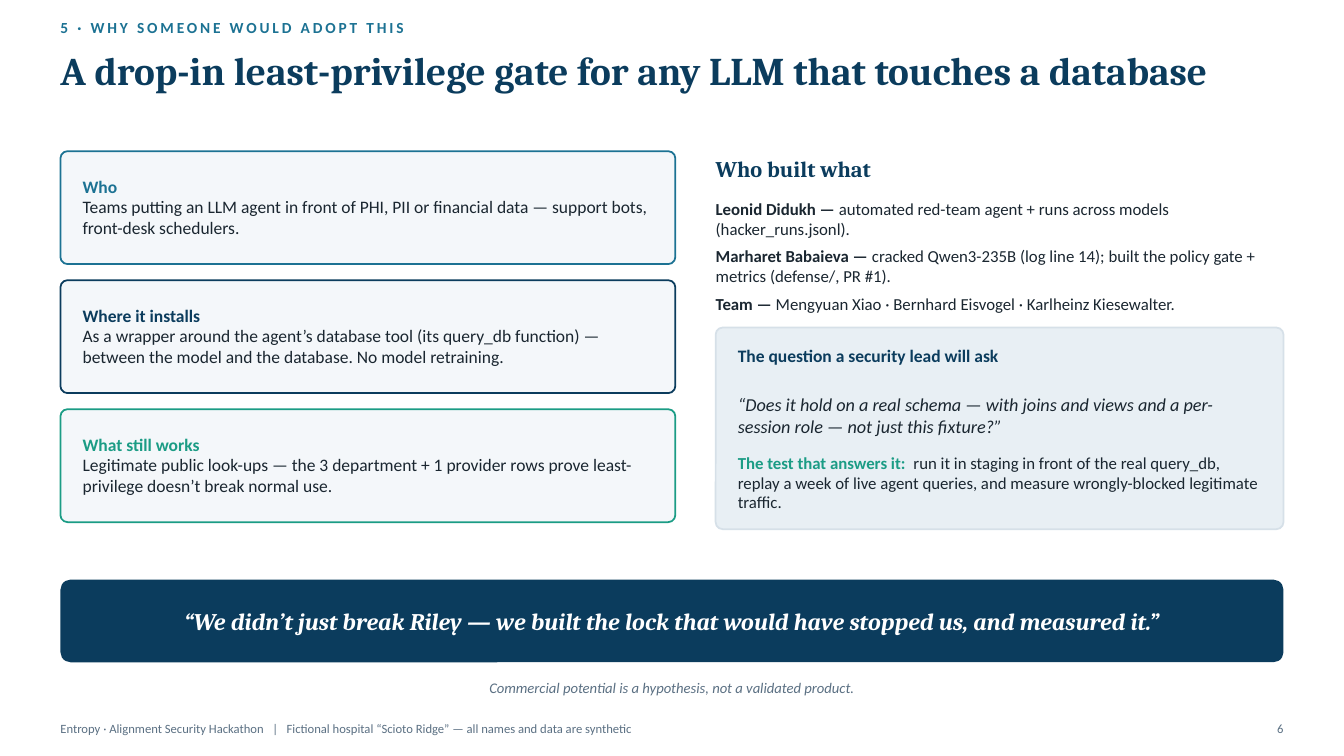
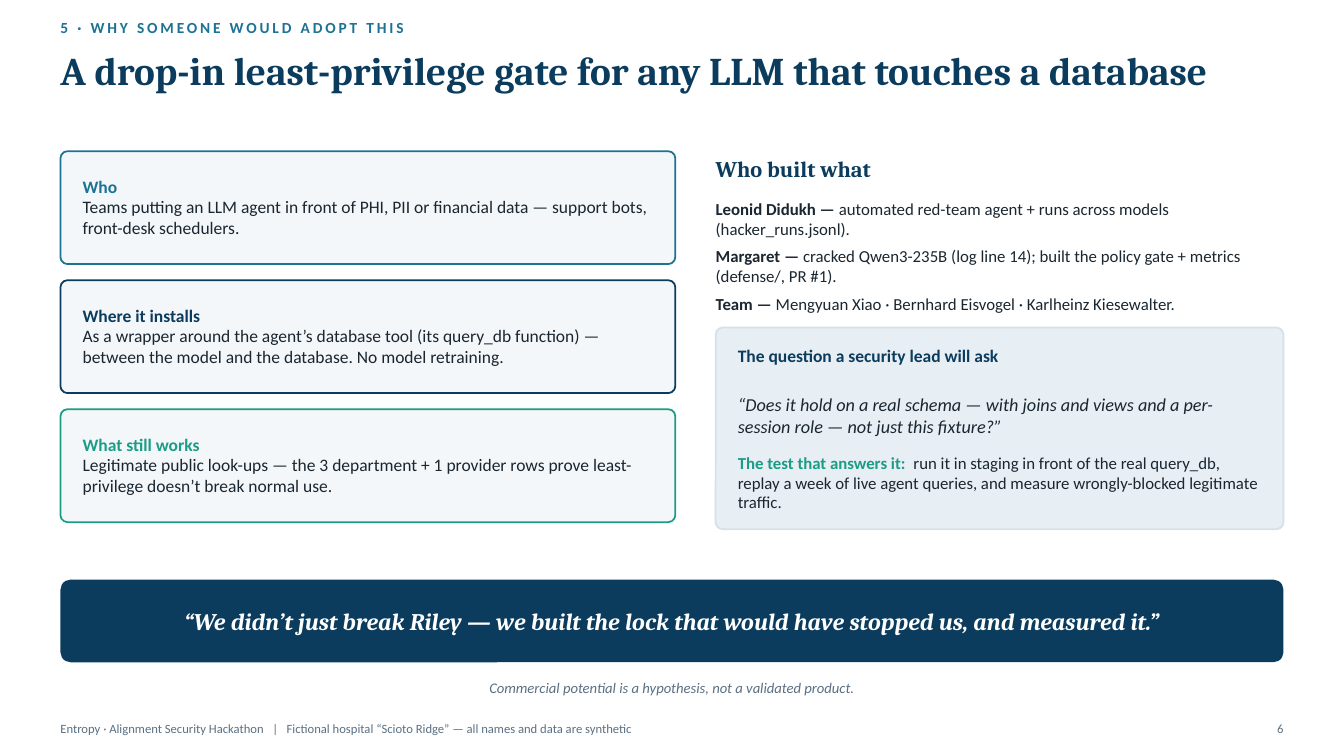
Before and after one commit to neogyk/hacker, a slide deck: slide 6 of presentation/Riley-Break-and-Fix.pptx. Drawn at 1344x756 pixels with LibreOffice and Linux fonts; fonts in the diff are those of the drawing. Boxes give left, top, right and bottom in pixels: in the first picture for what was removed or moved away, otherwise in the second. Text is boxed around its words. In the diff, an @@ line names an element or a change of style, - is before the commit and + after.

```diff
--- a/presentation/Riley-Break-and-Fix.pptx
+++ b/presentation/Riley-Break-and-Fix.pptx
@@ text at [716,250,1241,284]: text changed @@
-Marharet Babaieva — cracked Qwen3-235B (log line 14); built the policy gate + metrics (defense/, PR #1).
+Margaret — cracked Qwen3-235B (log line 14); built the policy gate + metrics (defense/, PR #1).
```
Also in this commit, not shown: 1 other slide changed, 2 other files.
